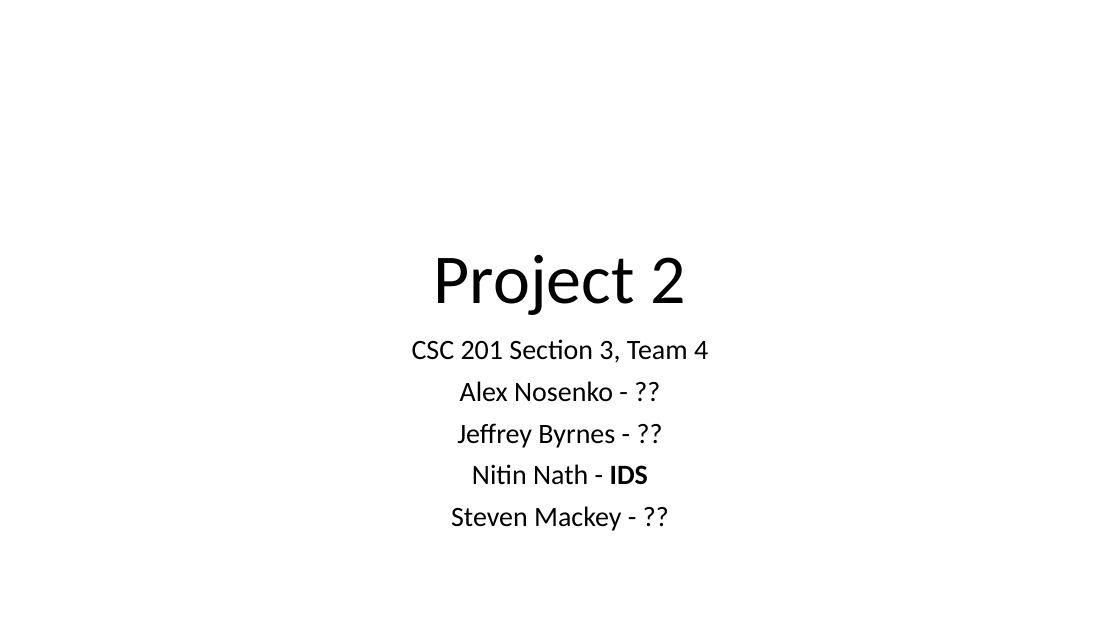
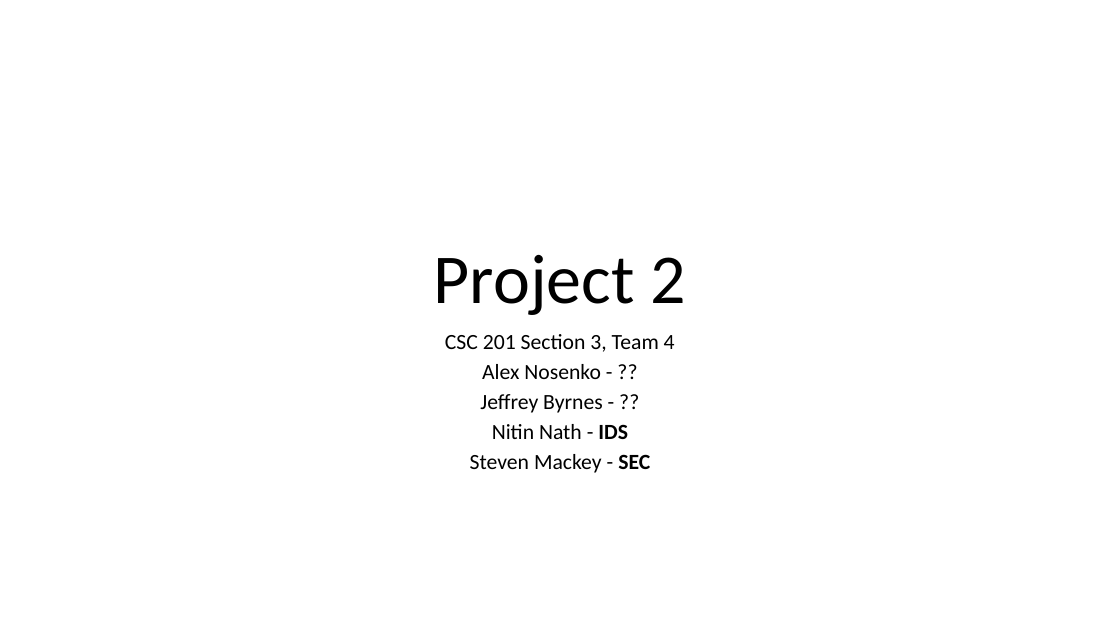
Before and after one commit to stevester94/CSC201_Project, a slide deck: slide 1 of Project2.pptx. Drawn at 1120x630 pixels with LibreOffice and Linux fonts; fonts in the diff are those of the drawing. Boxes give left, top, right and bottom in pixels: in the first picture for what was removed or moved away, otherwise in the second. Text is boxed around its words. In the diff, an @@ line names an element or a change of style, - is before the commit and + after.

```diff
--- a/Project2.pptx
+++ b/Project2.pptx
@@ text at (445,334,675,439): size 24 to 18.6 pt in "CSC 201 Section 3, Team 4", "Alex Nosenko - ??", "Jeffrey Byrnes - ??", "Nitin Nath - IDS"; line spacing 0.9 to 0.7 @@
@@ text at (470,454,650,473): text changed; size 24 to 18.6 pt @@
-Steven Mackey - ??
+Steven Mackey - SEC
```
Also in this commit, not shown: 3 other slides changed, 3 slides added, 3 slides removed.
